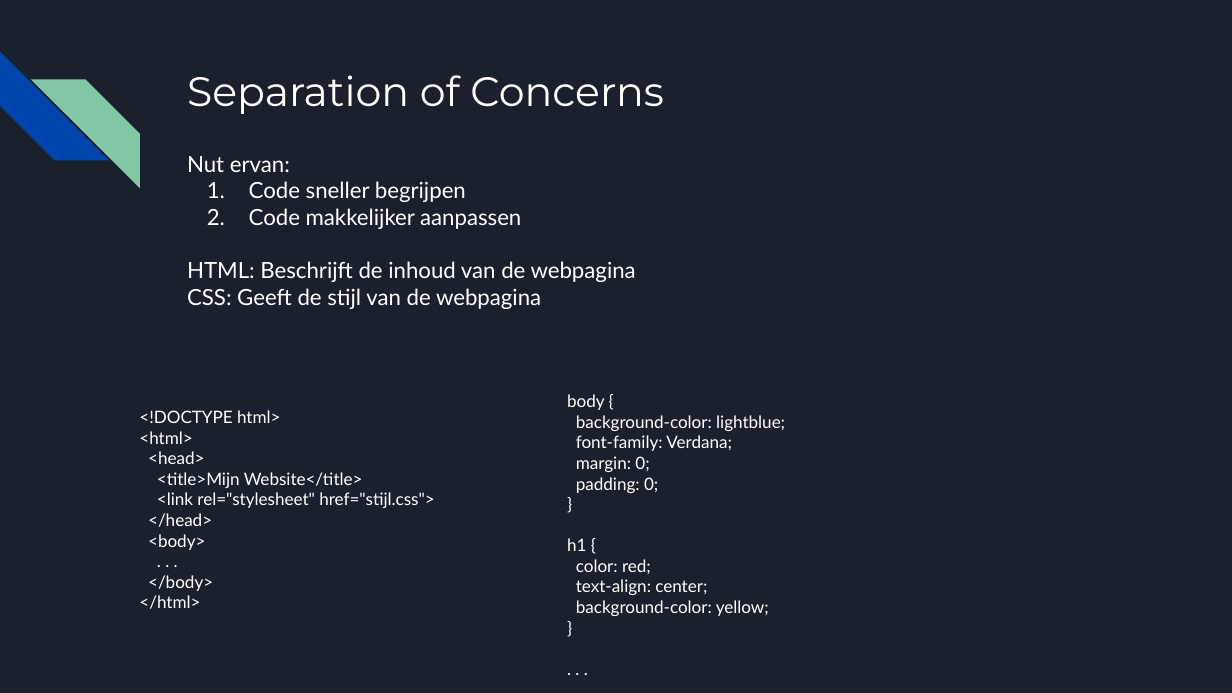
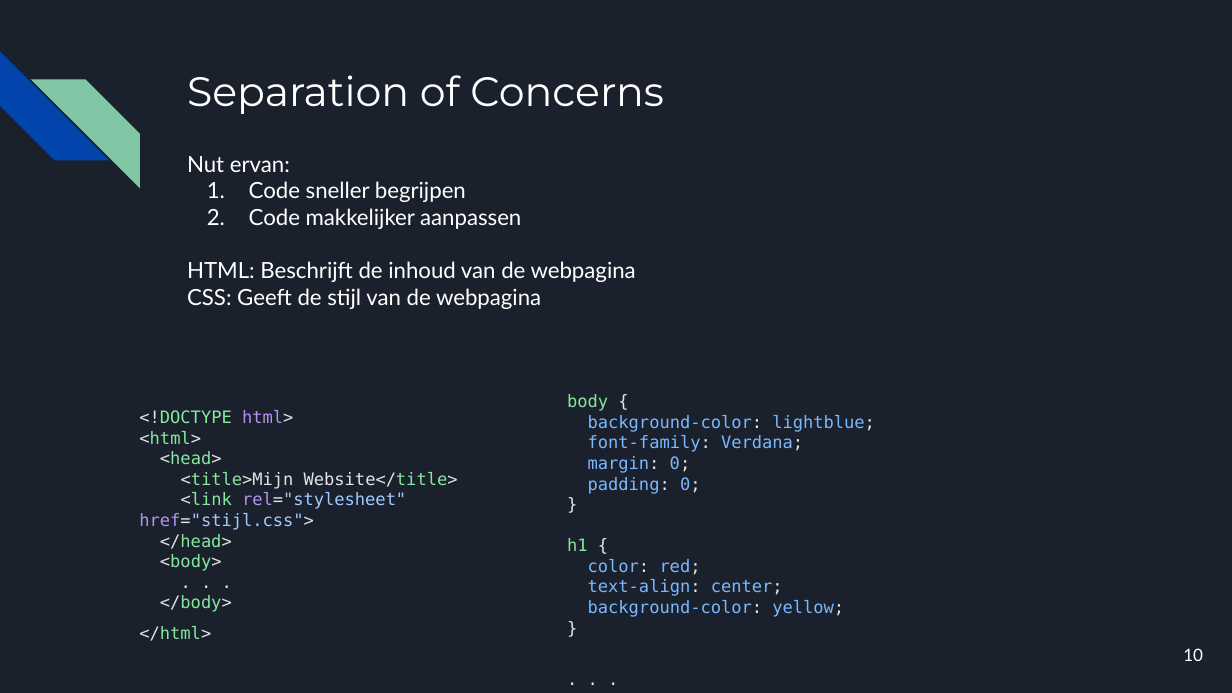
Before and after one commit to emmauscollege/emmauscollege.github.io, a slide deck: slide 10 of methode/static/theorie/webdesign/1.2-html-tags.pptx. Drawn at 1232x693 pixels with LibreOffice and Linux fonts; fonts in the diff are those of the drawing. Boxes give left, top, right and bottom in pixels: in the first picture for what was removed or moved away, otherwise in the second. Text is boxed around its words. In the diff, an @@ line names an element or a change of style, - is before the commit and + after.

```diff
--- a/methode/static/theorie/webdesign/1.2-html-tags.pptx
+++ b/methode/static/theorie/webdesign/1.2-html-tags.pptx
@@ text "body {" at (567,394,875,617): font Lato to DejaVu Sans Mono; text colour #FFFFFF to #85E89D in "body", "h1"; text colour #FFFFFF to #E1E4E8 in "{", "background-color: lightblue;", "font-family: Verdana;", "margin: 0;" and 8 more places; text colour #FFFFFF to #79B8FF in "background-color: lightblue;", "font-family: Verdana;", "margin: 0;", "padding: 0;" and 3 more places; line spacing 1 to 1.5 @@
@@ text "<!DOCTYPE html>" at (139,410,458,641): font Lato to DejaVu Sans Mono; text colour #FFFFFF to #E1E4E8 in "<!DOCTYPE html>", "<html>", "<head>", "<title>Mijn Website</title>" and 6 more places; text colour #FFFFFF to #85E89D in "<!DOCTYPE", "<html>", "<head>", "<title>Mijn Website</title>" and 5 more places; text colour #FFFFFF to #B392F0 in "html>", "rel="stylesheet" href="stijl.css">"; text colour #FFFFFF to #9ECBFF in "rel="stylesheet" href="stijl.css">"; line spacing 1 to 1.5 @@
@@ page number added at (1183,648,1203,661), 10 pt, text #FFFFFF @@
+10
```
Also in this commit, not shown: 13 other slides changed, 5 other files.
